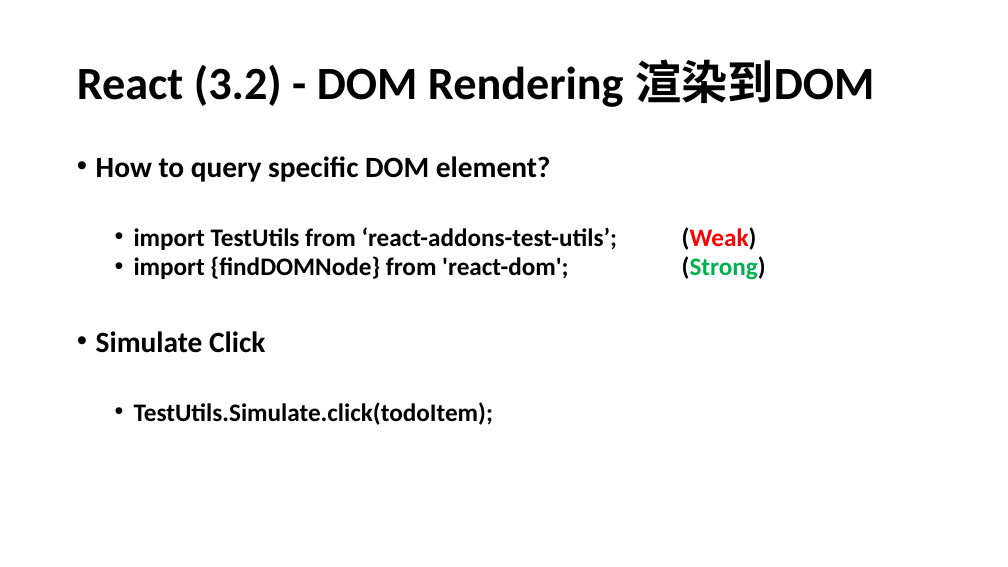
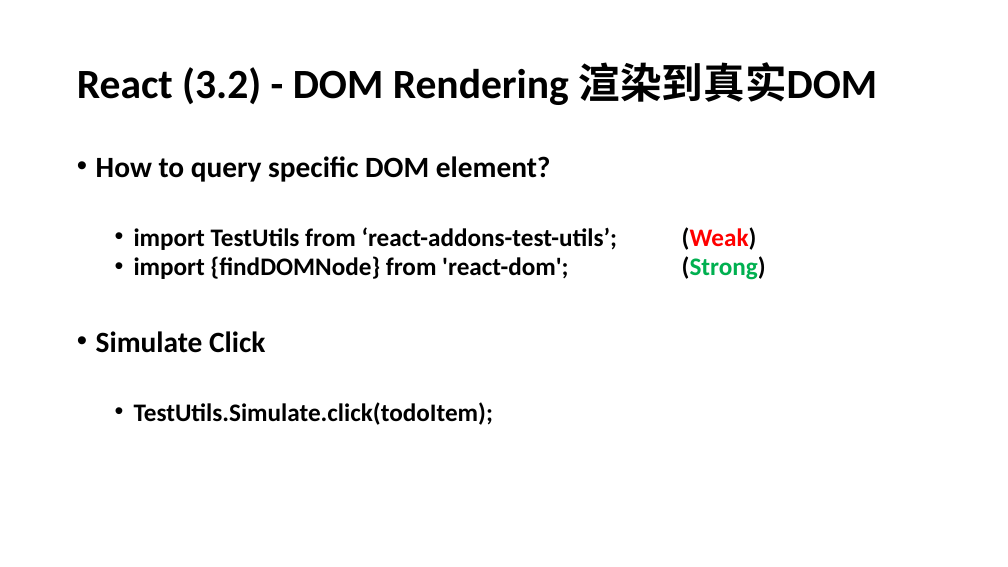
Before and after one commit to agileabc/incoming, a slide deck: slide 14 of JS Test.pptx. Drawn at 1008x567 pixels with LibreOffice and Linux fonts; fonts in the diff are those of the drawing. Boxes give left, top, right and bottom in pixels: in the first picture for what was removed or moved away, otherwise in the second. Text is boxed around its words. In the diff, an @@ line names an element or a change of style, - is before the commit and + after.

```diff
--- a/JS Test.pptx
+++ b/JS Test.pptx
@@ title at (77,62,878,105): text changed; size 44 to 39.6 pt @@
-React (3.2) - DOM Rendering 渲染到DOM
+React (3.2) - DOM Rendering 渲染到真实DOM
```
Also in this commit, not shown: 2 other slides changed, 1 other file.
